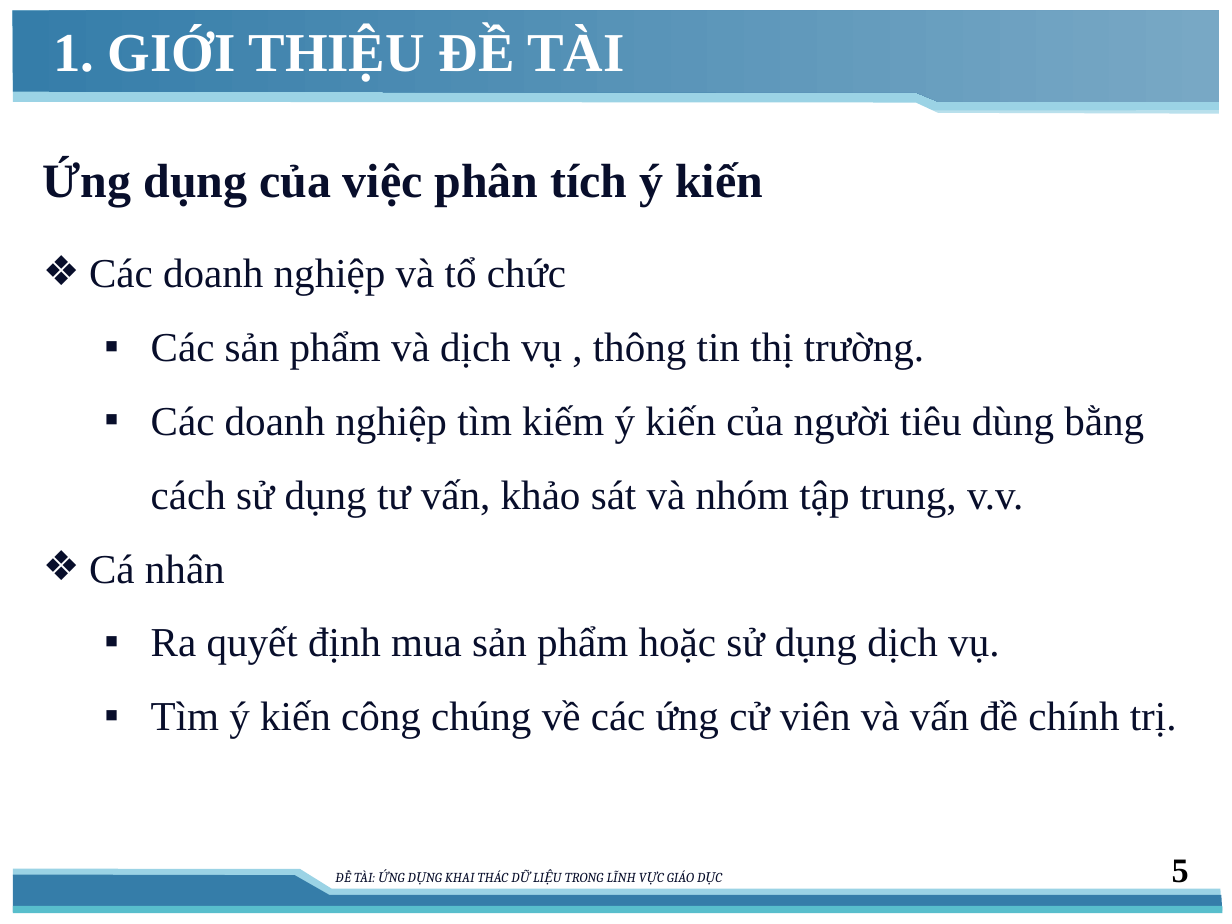
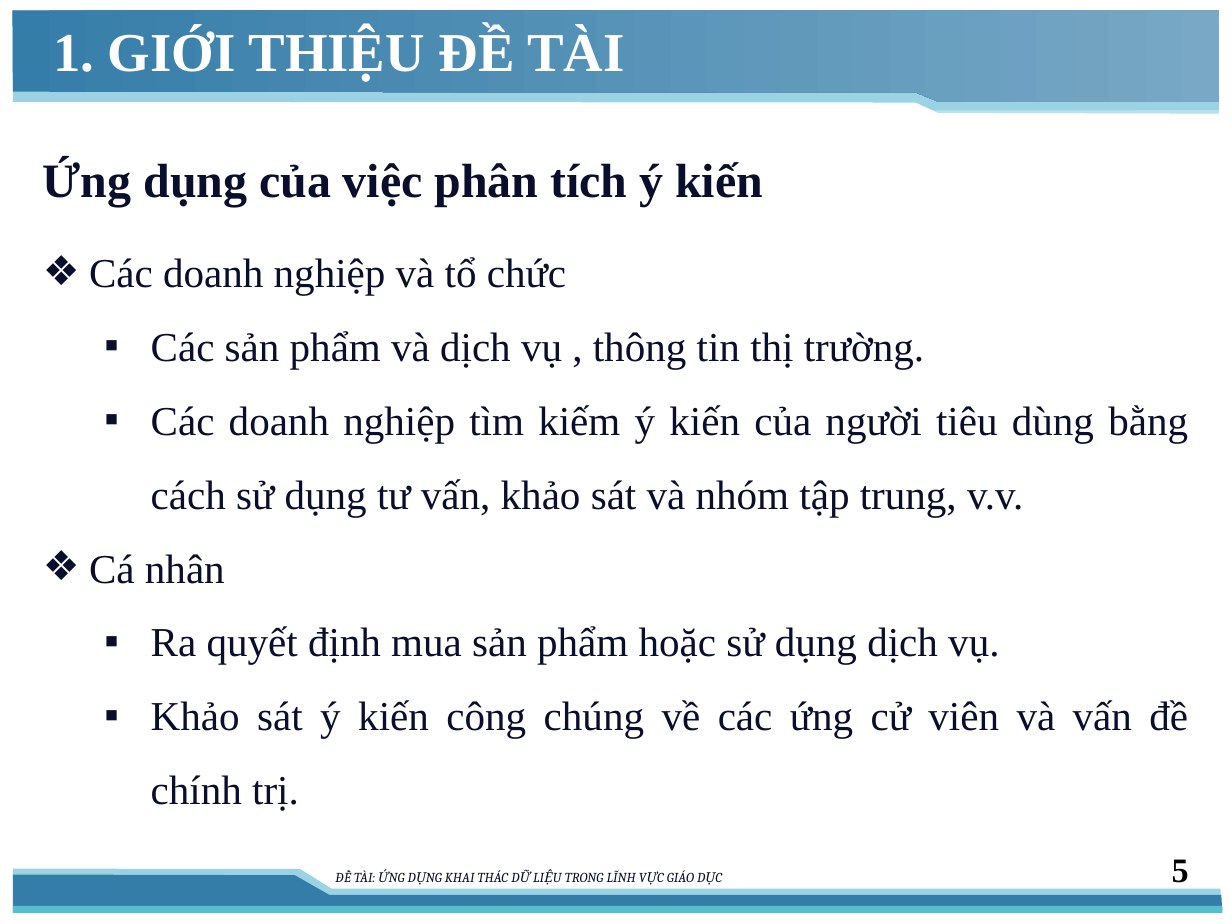
Before and after one commit to vominhquan1995/NLP, a slide deck: slide 5 of Document/16_01/ThuyetTrinh.pptx. Drawn at 1232x924 pixels with LibreOffice and Linux fonts; fonts in the diff are those of the drawing. Boxes give left, top, right and bottom in pixels: in the first picture for what was removed or moved away, otherwise in the second. Text is boxed around its words. In the diff, an @@ line names an element or a change of style, - is before the commit and + after.

```diff
--- a/Document/16_01/ThuyetTrinh.pptx
+++ b/Document/16_01/ThuyetTrinh.pptx
@@ text at [89, 257, 1188, 664]: alignment left to justified @@
@@ text at [151, 700, 1188, 811]: text changed @@
-  ▪ Tìm ý kiến công chúng về các ứng cử viên và vấn đề chính trị.
+  ▪ Khảo sát ý kiến công chúng về các ứng cử viên và vấn đề chính trị.
```
Also in this commit, not shown: 13 other slides changed, 2 slides removed.
